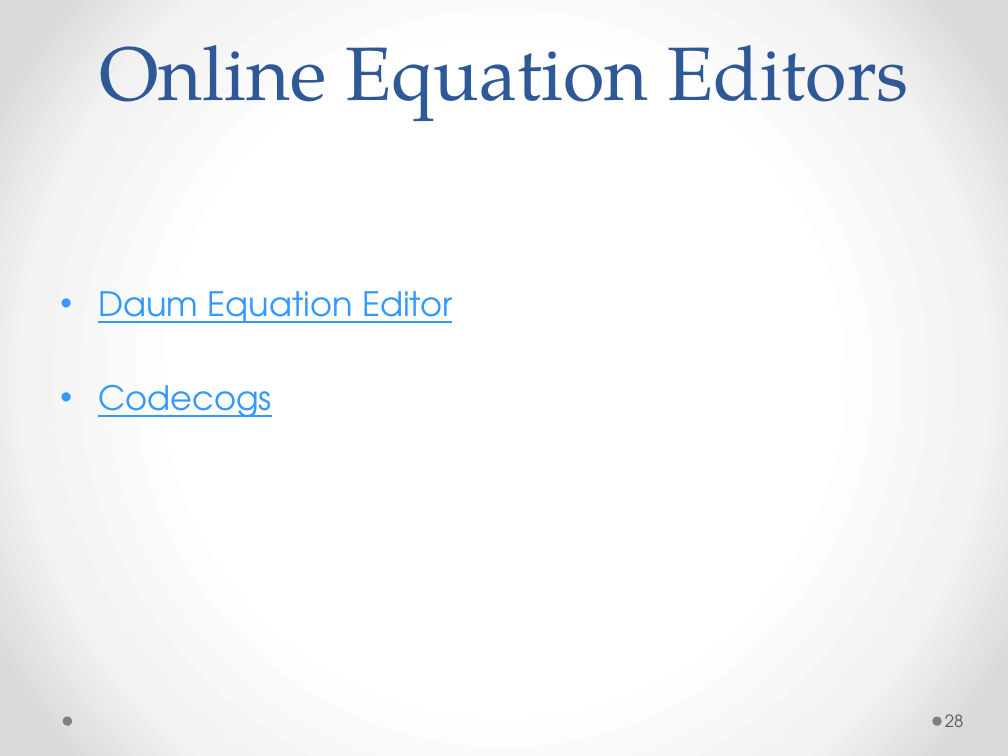
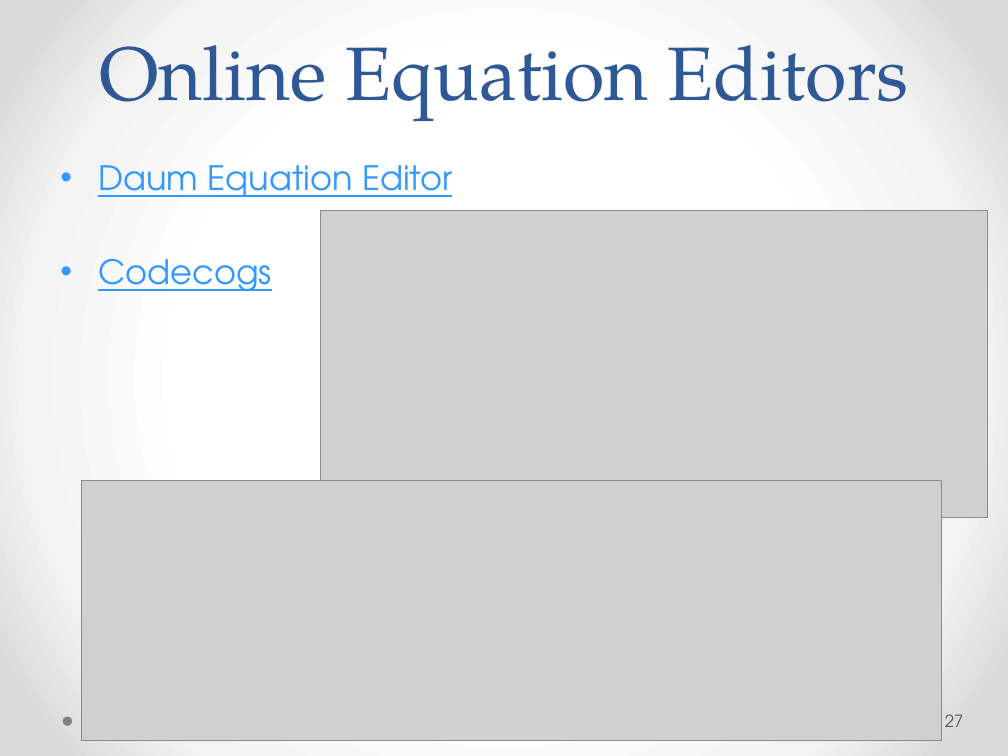
Before and after one commit to Andromedanita/Latex_workshop, a slide deck: slide 27 of Mine.pptx (slide 29 before the commit). Drawn at 1008x756 pixels with LibreOffice and Linux fonts; fonts in the diff are those of the drawing; grey boxes stand for pictures. Boxes give left, top, right and bottom in pixels: in the first picture for what was removed or moved away, otherwise in the second. Text is boxed around its words. In the diff, an @@ line names an element or a change of style, - is before the commit and + after.

```diff
--- a/Mine.pptx
+++ b/Mine.pptx
@@ text "Daum Equation Editor": place and size @@
-text "Daum Equation Editor" at (98,291,452,417)
+text "Daum Equation Editor" at (98,165,452,291)
@@ picture added at (321,211,988,518) @@
@@ picture added at (82,481,941,741) @@
@@ page number at (945,714,964,727): text changed @@
-28
+27
```
Also in this commit, not shown: 2 other slides changed, 5 slides added, 1 slide removed, 2 other files.
